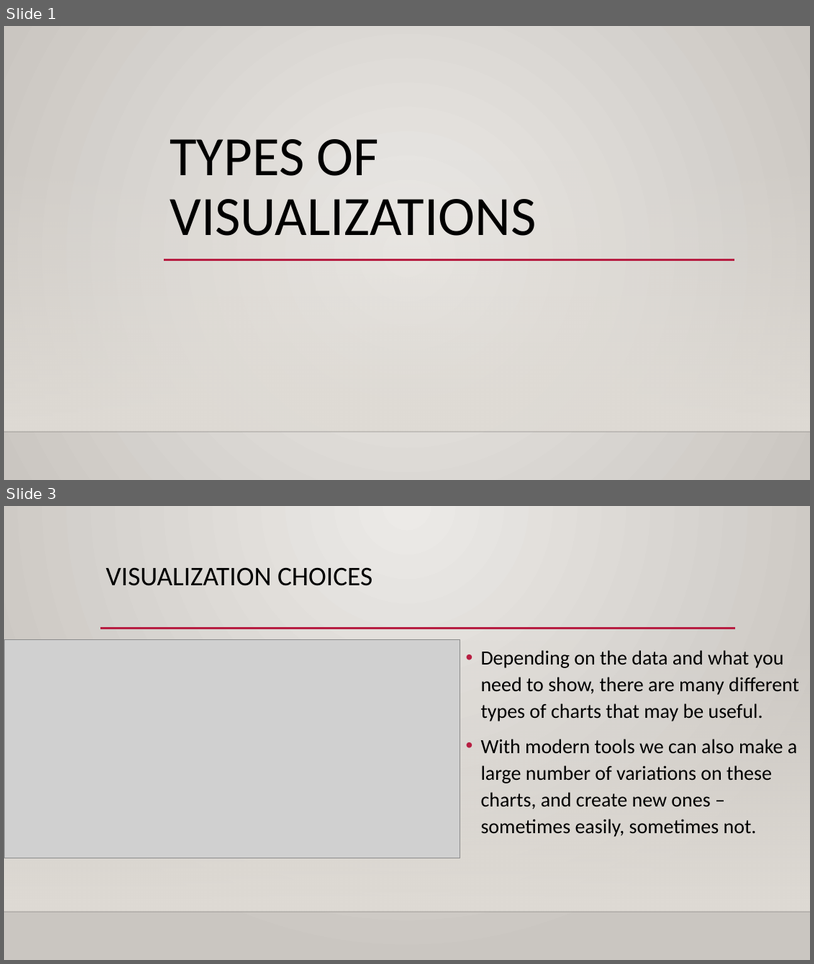
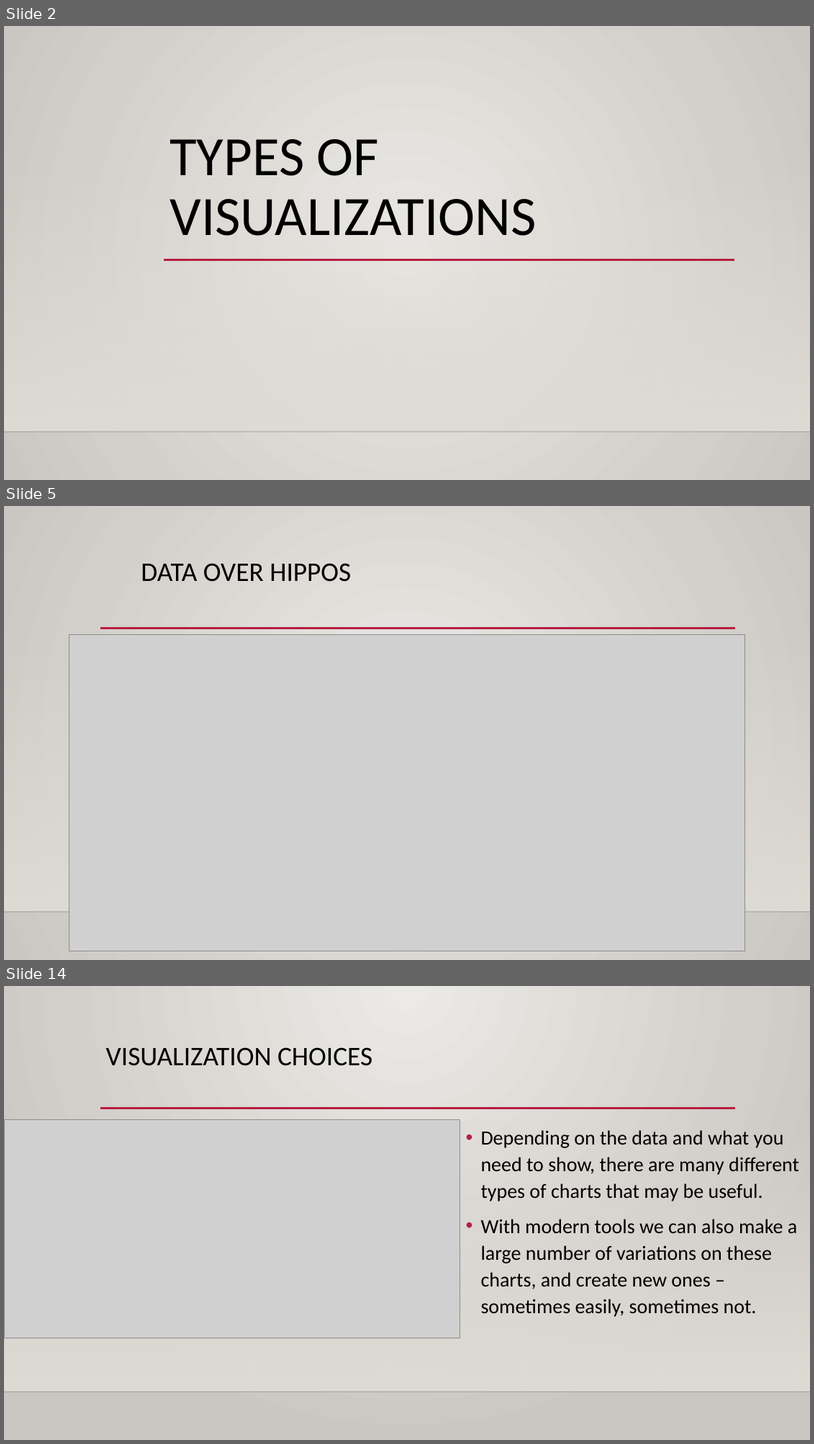
Before and after one commit to AkeemSemper/ml_datasets, a slide deck: slides/chapter_5.pptx. Shown one above the other, each under a label of ours: slides 1 and 3 before the commit, slides 2, 5 and 14 after it; the slides between them are not shown. The pictures are 814x964 and 814x1444 pixels, drawn with LibreOffice and Linux fonts; fonts in the diff are those of the drawing; grey boxes stand for pictures; background and template pictures are left out. Boxes give left, top, right and bottom in pixels: in the first picture for what was removed or moved away, otherwise in the second. Text is boxed around its words. In the diff, an @@ line names an element or a change of style, - is before the commit and + after.

```diff
--- a/slides/chapter_5.pptx
+++ b/slides/chapter_5.pptx
@@ slide 5 added at bbox=[4, 506, 810, 960], background gradient #ECEAE7 to #CAC7C1; not listed: 3 template elements that a slide beside it also shows @@
@@ title added at bbox=[141, 563, 351, 582], 32 pt, text #000000 @@
+DATA OVER HIPPOS
@@ picture added at bbox=[69, 634, 746, 951] @@
@@ what was slide 1 is now slide 2 @@
@@ what was slide 3 is now slide 14 @@
```
Also in this commit, not shown: 1 slide changed, 11 other slides added, 1 slide removed, 2 other files.
